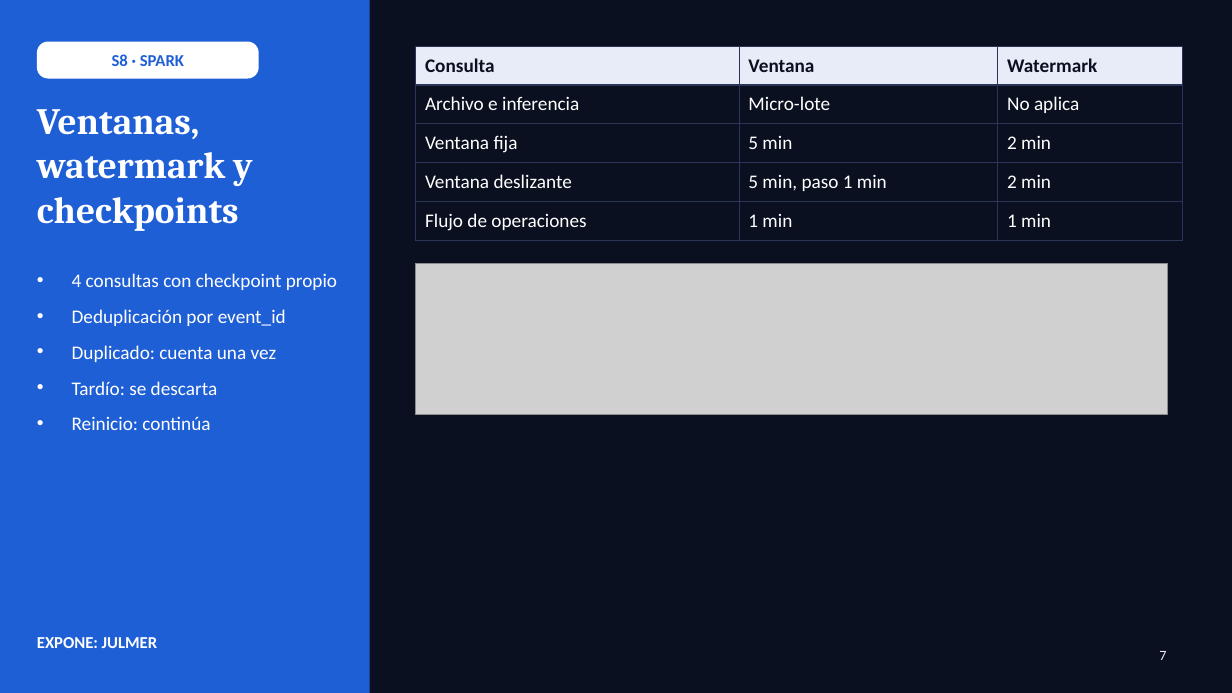
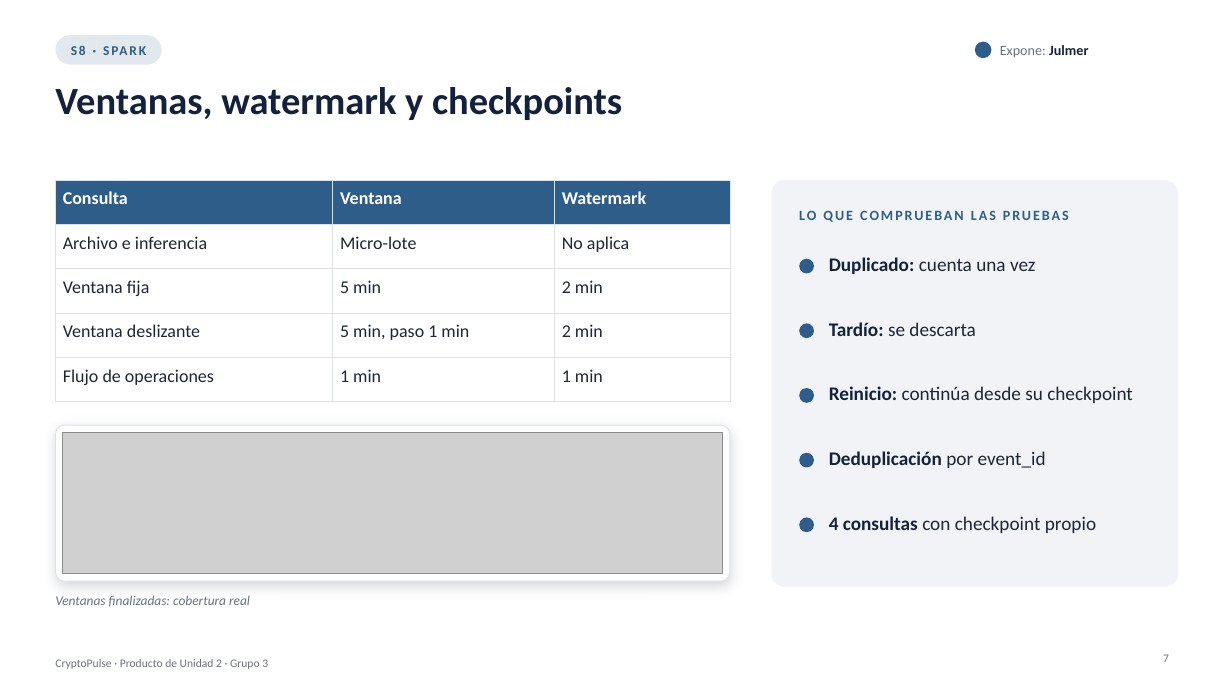
Before and after one commit to Milagros-hp/BigData-BTC-SOL, a slide deck: slide 7 of docs/presentacion/CryptoPulse_U2.pptx. Drawn at 1232x693 pixels with LibreOffice and Linux fonts; fonts in the diff are those of the drawing; grey boxes stand for pictures. Boxes give left, top, right and bottom in pixels: in the first picture for what was removed or moved away, otherwise in the second. Text is boxed around its words. In the diff, an @@ line names an element or a change of style, - is before the commit and + after.

```diff
--- a/docs/presentacion/CryptoPulse_U2.pptx
+++ b/docs/presentacion/CryptoPulse_U2.pptx
@@ background #0B1020 to #FFFFFF @@
@@ rectangle removed at (x1=0, y1=0, x2=370, y2=693) @@
@@ text "S8 · SPARK" moved from (x1=37, y1=42, x2=259, y2=79) to (x1=55, y1=35, x2=162, y2=65) @@
@@ text "S8 · SPARK" at (x1=55, y1=35, x2=162, y2=65): size 13 to 10.5 pt, text colour #1F5FD6 to #2F5D8A, letter spacing 0 to 1.5 pt; fill #FFFFFF to none @@
@@ rounded rectangle added at (x1=55, y1=35, x2=162, y2=65), fill #2F5D8A at 14% opacity @@
@@ ellipse added at (x1=975, y1=42, x2=992, y2=58), fill #2F5D8A @@
@@ text added at (x1=1000, y1=45, x2=1088, y2=57), 11 pt, text #6B7280 @@
+Expone: Julmer
@@ title "Ventanas, watermark y checkpoints" moved from (x1=37, y1=109, x2=252, y2=231) to (x1=55, y1=87, x2=622, y2=120) @@
@@ title "Ventanas, watermark y checkpoints" at (x1=55, y1=87, x2=622, y2=120): size 29 to 30 pt, font Cambria to Calibri, text colour #FFFFFF to #14213D @@
@@ table at (x1=55, y1=180, x2=730, y2=389) @@
@@ fill #E8ECF8 to #2F5D8A in row 1 @@
@@ fill none to #FFFFFF in 12 cells @@
@@ size 15 to 14 pt @@
@@ text colour #0B1020 to #FFFFFF in "Consulta", "Ventana", "Watermark" @@
@@ text colour #FFFFFF to #1F2633 in "Archivo e inferencia", "Micro-lote", "No aplica", "Ventana fija" and 8 more places @@
@@ borders changed @@
@@ table resized from (x1=416, y1=46, x2=1183, y2=235) to (x1=55, y1=180, x2=730, y2=389) @@
@@ rounded rectangle added at (x1=772, y1=180, x2=1178, y2=587), fill #F1F3F7 @@
@@ text added at (x1=799, y1=210, x2=1069, y2=222), 11 pt, text #2F5D8A, bold @@
+LO QUE COMPRUEBAN LAS PRUEBAS
@@ picture removed at (x1=416, y1=263, x2=1167, y2=415) @@
@@ ellipse added at (x1=799, y1=259, x2=814, y2=274), fill #2F5D8A @@
@@ text added at (x1=829, y1=257, x2=1035, y2=274), 15 pt, text #1F2633 @@
+Duplicado: cuenta una vez
@@ text removed at (x1=72, y1=273, x2=337, y2=430) @@
-• 4 consultas con checkpoint propio
-• Deduplicación por event_id
-• Duplicado: cuenta una vez
-• Tardío: se descarta
-• Reinicio: continúa
@@ ellipse added at (x1=799, y1=323, x2=814, y2=338), fill #2F5D8A @@
@@ text added at (x1=829, y1=322, x2=976, y2=336), 15 pt, text #1F2633 @@
+Tardío: se descarta
@@ ellipse added at (x1=799, y1=388, x2=814, y2=403), fill #2F5D8A @@
@@ text added at (x1=829, y1=386, x2=1133, y2=403), 15 pt, text #1F2633 @@
+Reinicio: continúa desde su checkpoint
@@ rounded rectangle added at (x1=55, y1=425, x2=730, y2=581), fill #FFFFFF, outline #DDE2EA 0.75 pt @@
@@ picture added at (x1=63, y1=433, x2=723, y2=574) @@
@@ ellipse added at (x1=799, y1=453, x2=814, y2=468), fill #2F5D8A @@
@@ text added at (x1=829, y1=451, x2=1046, y2=468), 15 pt, text #14213D, bold @@
+Deduplicación por event_id
@@ ellipse added at (x1=799, y1=518, x2=814, y2=532), fill #2F5D8A @@
@@ text added at (x1=829, y1=516, x2=1096, y2=533), 15 pt, text #1F2633 @@
+4 consultas con checkpoint propio
@@ text added at (x1=55, y1=595, x2=250, y2=607), 10.5 pt, text #6B7280, italic @@
+Ventanas finalizadas: cobertura real
@@ text removed at (x1=37, y1=637, x2=157, y2=648) @@
-EXPONE: JULMER
@@ text added at (x1=55, y1=659, x2=268, y2=669), 9 pt, text #6B7280 @@
+CryptoPulse · Producto de Unidad 2 · Grupo 3
@@ page number at (x1=1163, y1=654, x2=1169, y2=662): size 11 to 9 pt, text colour #E8ECF8 to #6B7280; alignment left to right @@
```
Also in this commit, not shown: 20 other slides changed, 1 other file.
